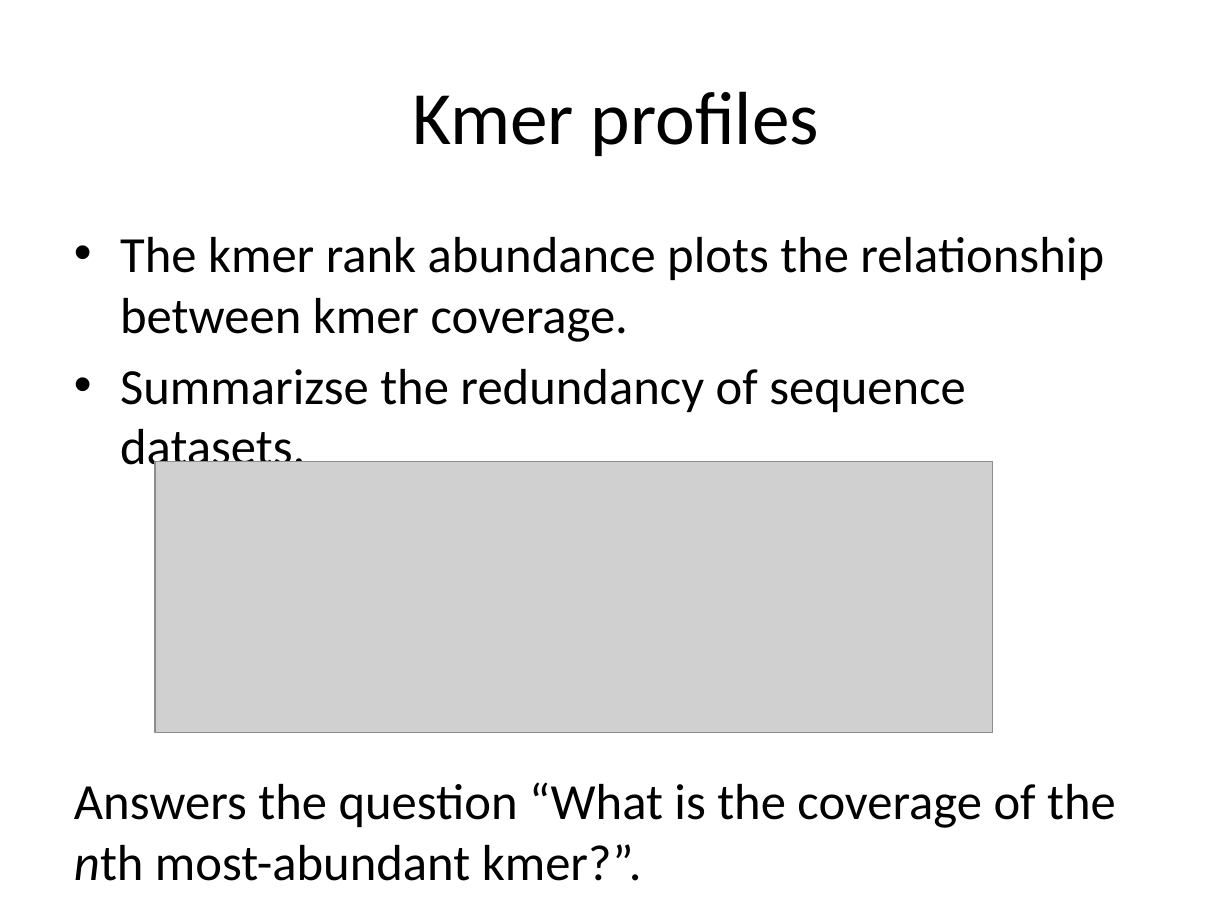
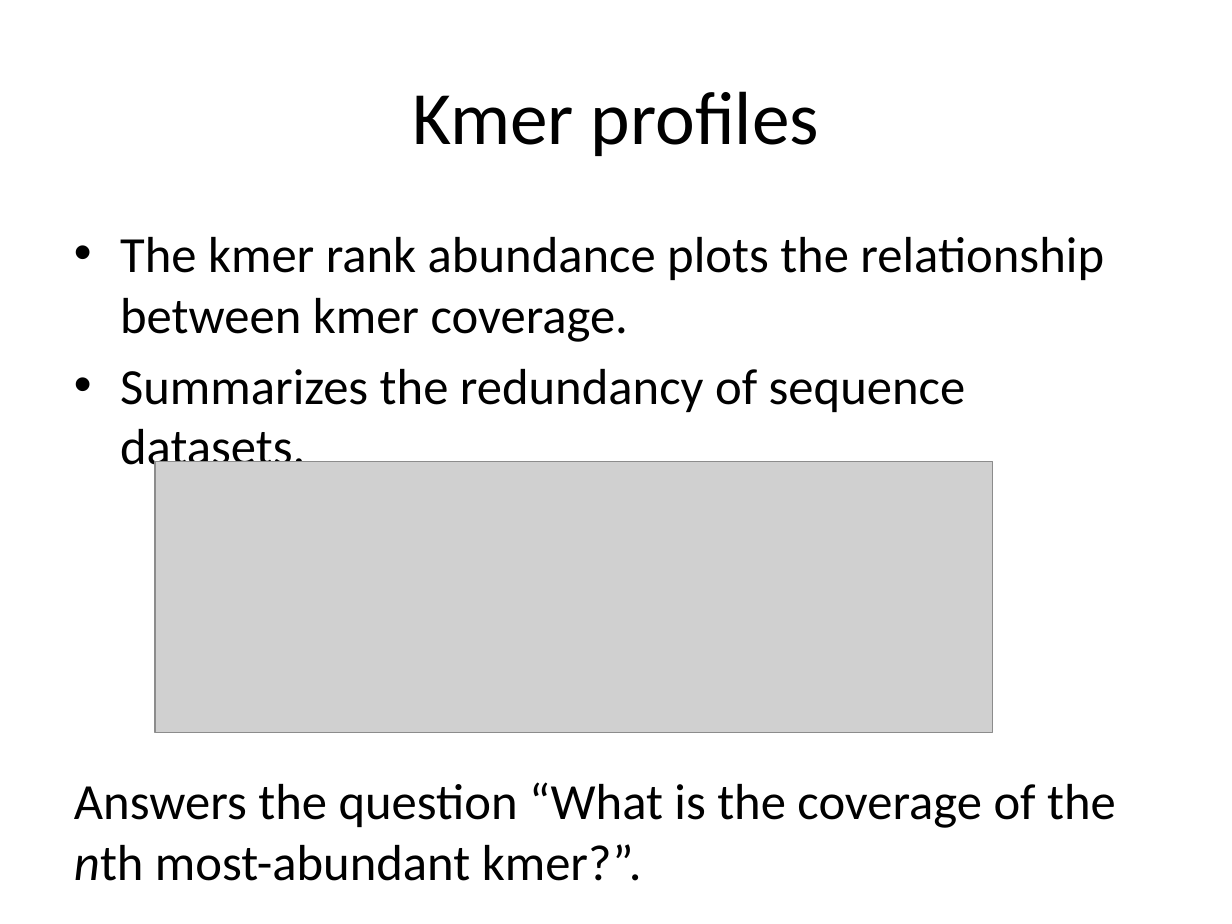
Before and after one commit to LuffyLuffy/MG-RAST-Tutorials, a slide deck: slide 34 of ui/MG-RAST_Class_v3.6.1.pptx (slide 33 before the commit). Drawn at 1232x924 pixels with LibreOffice and Linux fonts; fonts in the diff are those of the drawing; grey boxes stand for pictures. Boxes give left, top, right and bottom in pixels: in the first picture for what was removed or moved away, otherwise in the second. Text is boxed around its words. In the diff, an @@ line names an element or a change of style, - is before the commit and + after.

```diff
--- a/ui/MG-RAST_Class_v3.6.1.pptx
+++ b/ui/MG-RAST_Class_v3.6.1.pptx
@@ text at (120, 369, 966, 477): text changed @@
-• Summarizse the redundancy of sequence datasets.
+• Summarizes the redundancy of sequence datasets.
```
Also in this commit, not shown: 13 other slides changed, 8 slides added, 2 slides removed.
